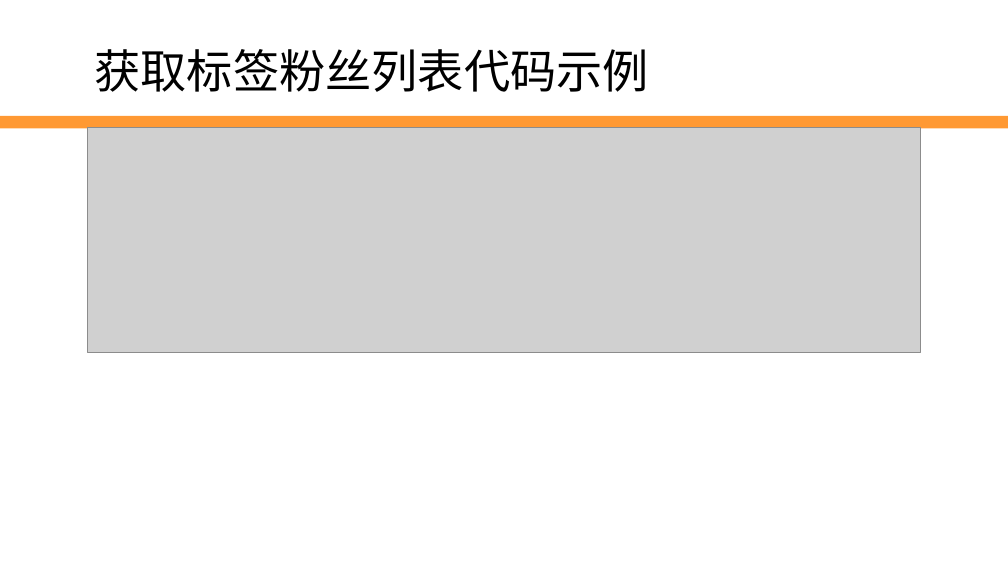
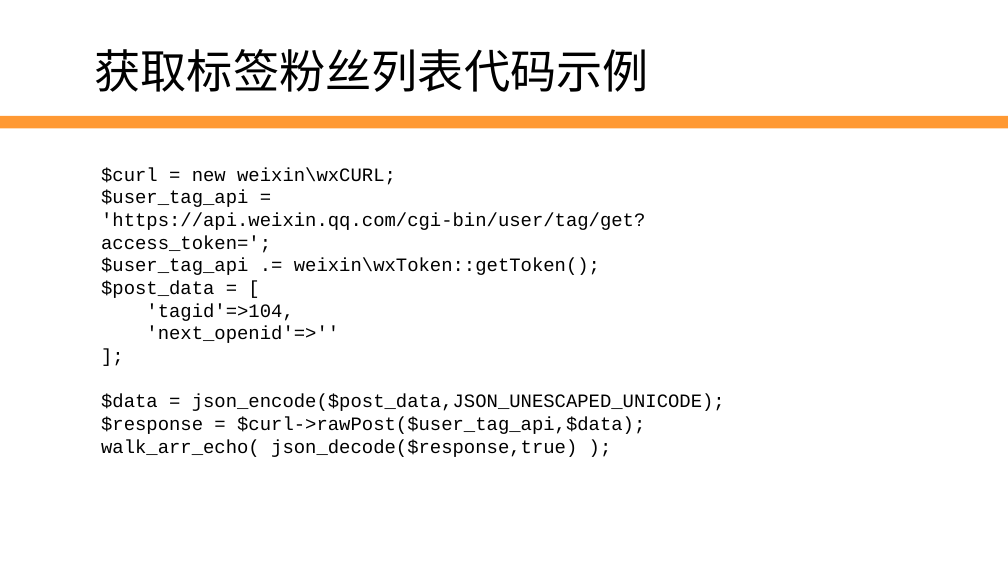
Before and after one commit to edu2act/2017-2018_1st_Wechat_Web_Programming, a slide deck: slide 28 of meterials/slides/ch08-user-manage.pptx. Drawn at 1008x567 pixels with LibreOffice and Linux fonts; fonts in the diff are those of the drawing; grey boxes stand for pictures; background and template pictures are left out. Boxes give left, top, right and bottom in pixels: in the first picture for what was removed or moved away, otherwise in the second. Text is boxed around its words. In the diff, an @@ line names an element or a change of style, - is before the commit and + after.

```diff
--- a/meterials/slides/ch08-user-manage.pptx
+++ b/meterials/slides/ch08-user-manage.pptx
@@ picture removed at box(87, 128, 920, 352) @@
@@ text added at box(101, 167, 725, 457), 18 pt, text #000000 @@
+$curl = new weixin\wxCURL;
+$user_tag_api = 'https://api.weixin.qq.com/cgi-bin/user/tag/get?access_token=';
+$user_tag_api .= weixin\wxToken::getToken();
+$post_data = [
+'tagid'=>104,
+'next_openid'=>''
+];
+$data = json_encode($post_data,JSON_UNESCAPED_UNICODE);
+$response = $curl->rawPost($user_tag_api,$data);
+walk_arr_echo( json_decode($response,true) );
```
Also in this commit, not shown: 7 other slides changed, 23 other files.
